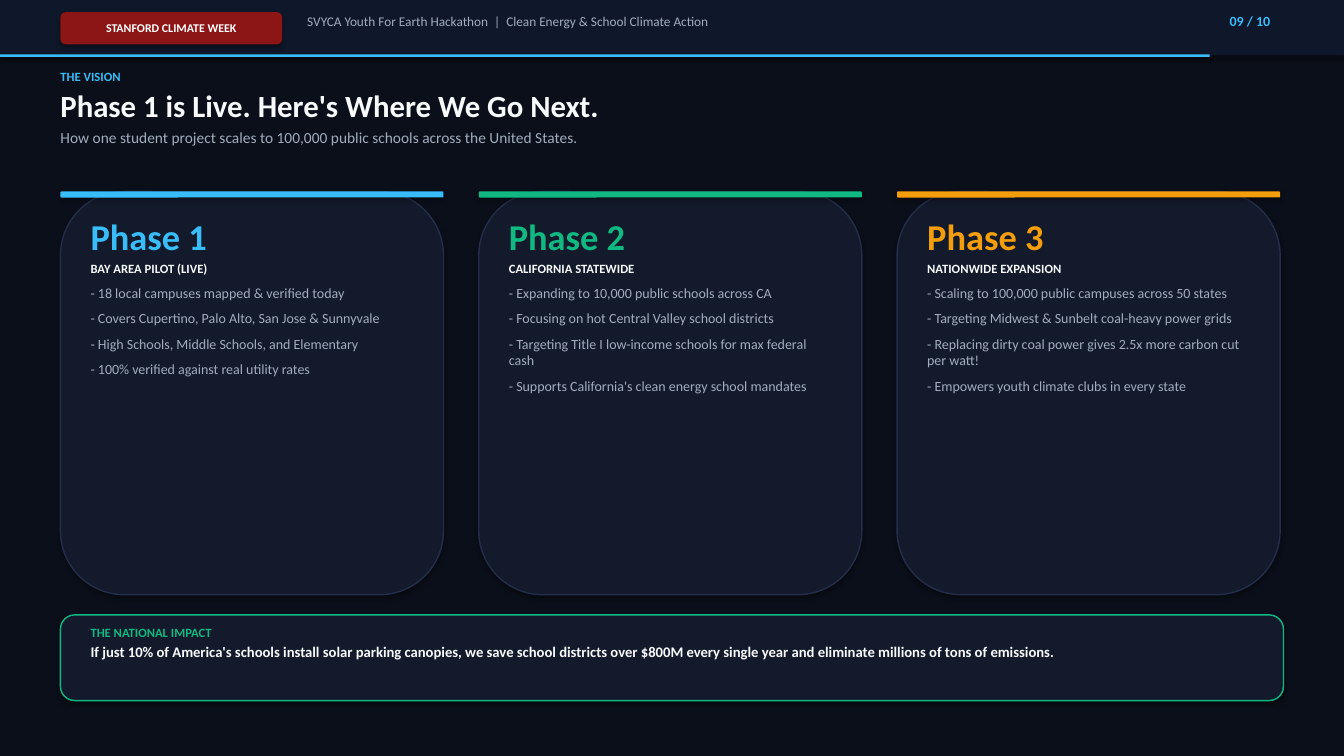
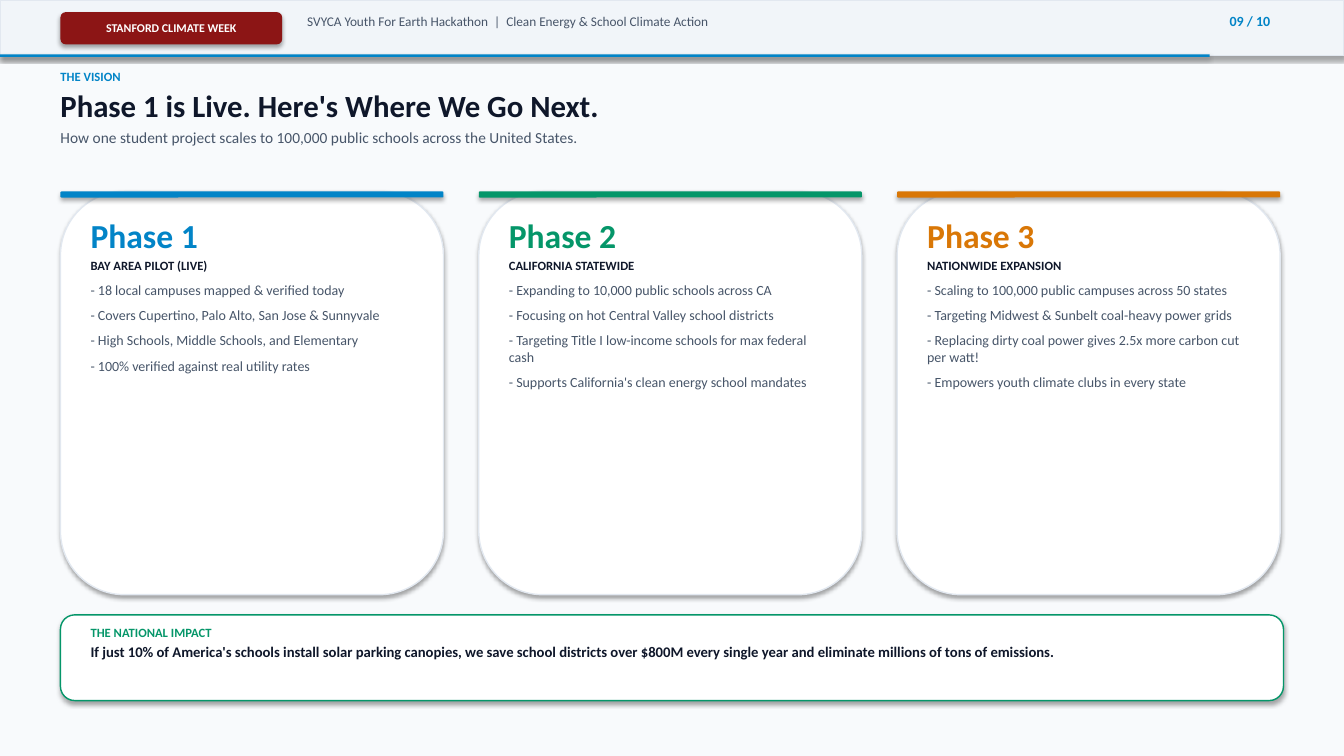
Before and after one commit to pranav-balaji/svyca2026, a slide deck: slide 9 of SolarSchoolsUSA_PitchDeck.pptx. Drawn at 1344x756 pixels with LibreOffice and Linux fonts; fonts in the diff are those of the drawing. Boxes give left, top, right and bottom in pixels: in the first picture for what was removed or moved away, otherwise in the second. Text is boxed around its words. In the diff, an @@ line names an element or a change of style, - is before the commit and + after.

Commit message:
feat(presentation): switch to light theme and problem-first introduction

```diff
--- a/SolarSchoolsUSA_PitchDeck.pptx
+++ b/SolarSchoolsUSA_PitchDeck.pptx
@@ rectangle at bbox=[0, 0, 1344, 756]: fill #0B0F19 to #F8FAFC @@
@@ rectangle at bbox=[0, 0, 1344, 55]: fill #0F172A to #F1F5F9; outline none to #E2E8F0 1 pt @@
@@ text "SVYCA Youth For Earth Hackathon ..." at bbox=[307, 17, 709, 29]: text colour #A0AEC0 to #475569 @@
@@ text "09 / 10" at bbox=[1230, 17, 1270, 26]: text colour #38BDF8 to #0284C7 @@
@@ rectangle at bbox=[0, 54, 1210, 57]: fill #38BDF8 to #0284C7 @@
@@ text "THE VISION" at bbox=[60, 72, 598, 146]: text colour #38BDF8 to #0284C7 in "THE VISION"; text colour #F8FAFC to #0F172A in "Phase 1 is Live. Here's Where We ..."; text colour #A0AEC0 to #475569 in "How one student project scales to 100,000 ..." @@
@@ rounded rectangle at bbox=[60, 192, 444, 198]: fill #38BDF8 to #0284C7 @@
@@ rounded rectangle at bbox=[479, 192, 862, 198]: fill #10B981 to #059669 @@
@@ rounded rectangle at bbox=[897, 192, 1280, 198]: fill #F59E0B to #D97706 @@
@@ fill #131A2B to #FFFFFF; outline #222E4A 1 pt to #E2E8F0 1 pt in 3 elements at bbox=[60, 192, 444, 595], bbox=[479, 192, 862, 595], bbox=[897, 192, 1280, 595] @@
@@ text "Phase 1" at bbox=[91, 224, 379, 374]: size 26 to 24 pt, text colour #38BDF8 to #0284C7 in "Phase 1"; text colour #F8FAFC to #0F172A in "BAY AREA PILOT (LIVE)"; text colour #A0AEC0 to #475569 in "- 18 local campuses mapped & verified ...", "- Covers Cupertino, Palo Alto, San Jose ...", "- High Schools, Middle Schools, and Elementary", "- 100% verified against real utility rates" @@
@@ text "Phase 2" at bbox=[509, 224, 807, 390]: size 26 to 24 pt, text colour #10B981 to #059669 in "Phase 2"; text colour #F8FAFC to #0F172A in "CALIFORNIA STATEWIDE"; text colour #A0AEC0 to #475569 in "- Expanding to 10,000 public schools across ...", "- Focusing on hot Central Valley school ...", "- Targeting Title I low-income schools for ...", "- Supports California's clean energy school mandates" @@
@@ text "Phase 3" at bbox=[927, 224, 1239, 390]: size 26 to 24 pt, text colour #F59E0B to #D97706 in "Phase 3"; text colour #F8FAFC to #0F172A in "NATIONWIDE EXPANSION"; text colour #A0AEC0 to #475569 in "- Scaling to 100,000 public campuses across ...", "- Targeting Midwest & Sunbelt coal-heavy power ...", "- Replacing dirty coal power gives 2.5x ...", "- Empowers youth climate clubs in every ..." @@
@@ rounded rectangle at bbox=[60, 615, 1284, 701]: fill #131A2B to #FFFFFF; outline #10B981 1 pt to #059669 1 pt @@
@@ text "THE NATIONAL IMPACT" at bbox=[91, 628, 1054, 660]: text colour #10B981 to #059669 in "THE NATIONAL IMPACT"; text colour #F8FAFC to #0F172A in "If just 10% of America's schools install ..." @@
```
Also in this commit, not shown: 8 other slides changed, 1 slide added, 1 slide removed, 3 other files.
